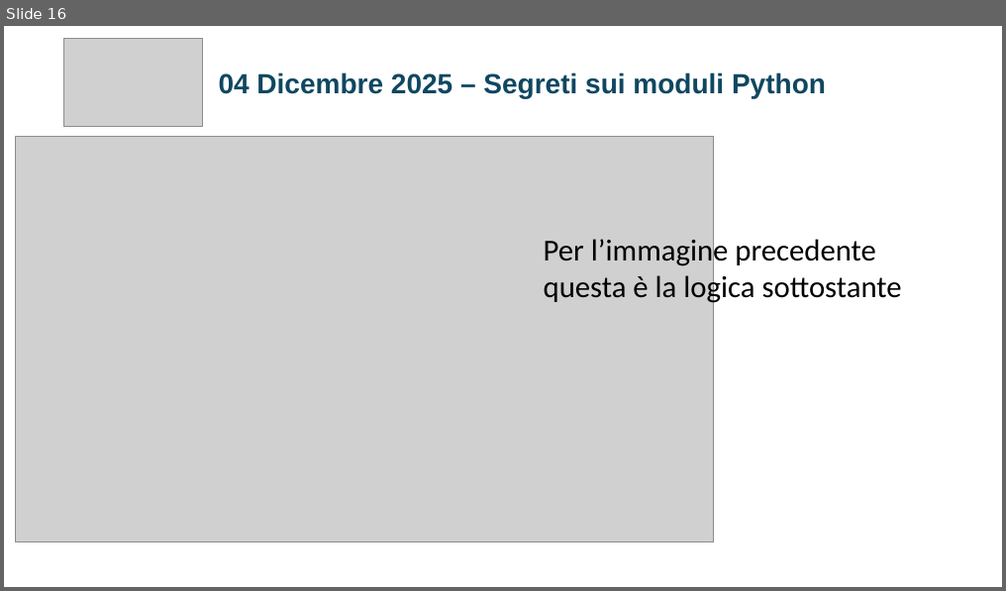
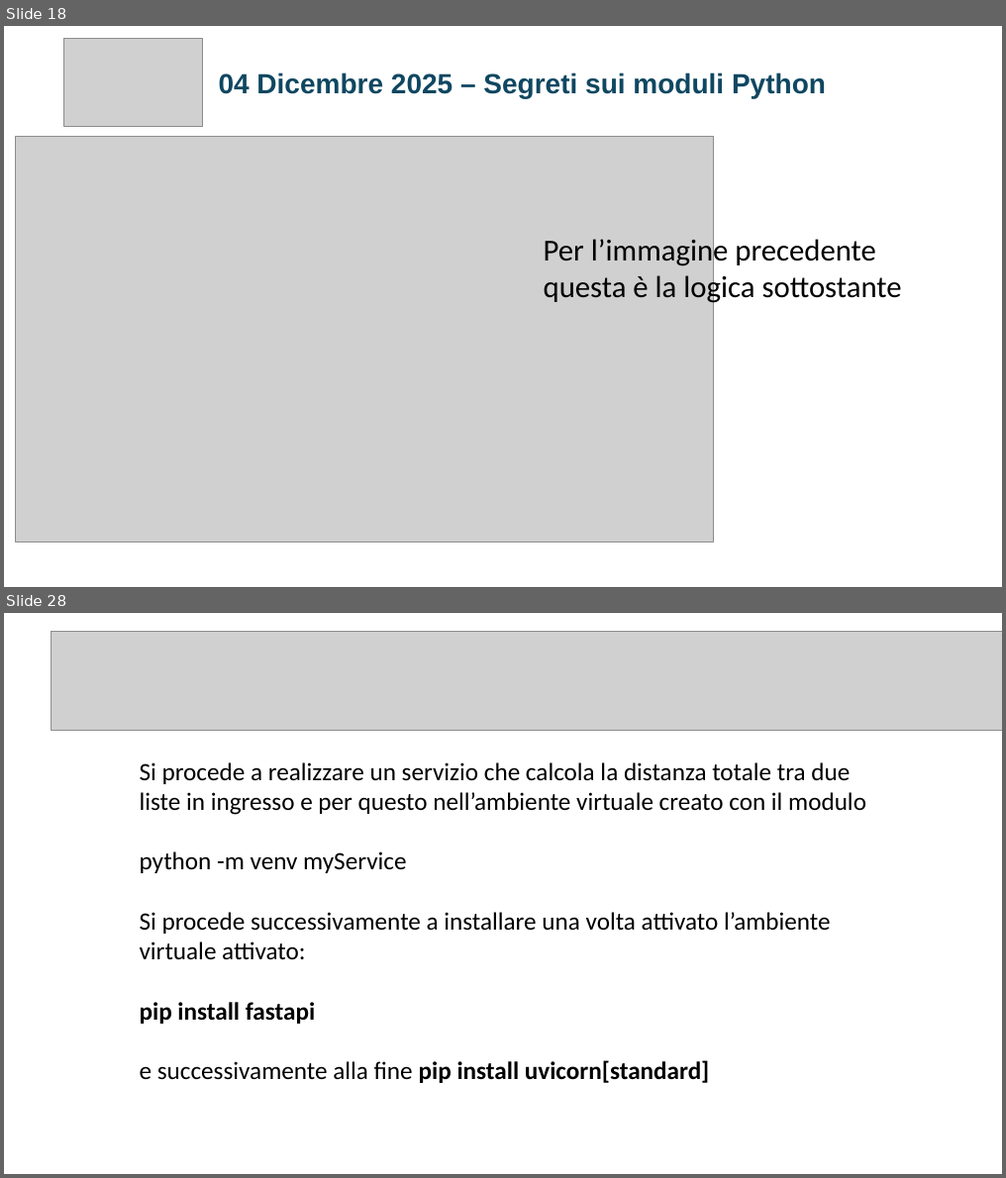
Before and after one commit to jobFrancoNet/segretiModulePython, a slide deck: SEGRETI_MODULI_PYTHON_FINALSLIDE.pptx. Shown one above the other, each under a label of ours: slide 16 before the commit, slides 18 and 28 after it; the slides between them are not shown. The pictures are 1006x591 and 1006x1178 pixels, drawn with LibreOffice and Linux fonts; fonts in the diff are those of the drawing; grey boxes stand for pictures. Boxes give left, top, right and bottom in pixels: in the first picture for what was removed or moved away, otherwise in the second. Text is boxed around its words. In the diff, an @@ line names an element or a change of style, - is before the commit and + after.

```diff
--- a/SEGRETI_MODULI_PYTHON_FINALSLIDE.pptx
+++ b/SEGRETI_MODULI_PYTHON_FINALSLIDE.pptx
@@ slide 28 added at [4, 613, 1002, 1174], background #FFFFFF @@
@@ picture added at [52, 631, 1002, 730] @@
@@ text added at [140, 762, 866, 1083], 18 pt, text #000000 @@
+Si procede a realizzare un servizio che calcola la distanza totale tra due liste in ingresso e per questo nell’ambiente virtuale creato con il modulo
+python -m venv myService
+Si procede successivamente a installare una volta attivato l’ambiente virtuale attivato:
+pip install fastapi
+e successivamente alla fine pip install uvicorn[standard]
@@ what was slide 16 is now slide 18 @@
```
Also in this commit, not shown: 12 slides changed, 14 other slides added, 6 slides removed, 29 other files.
